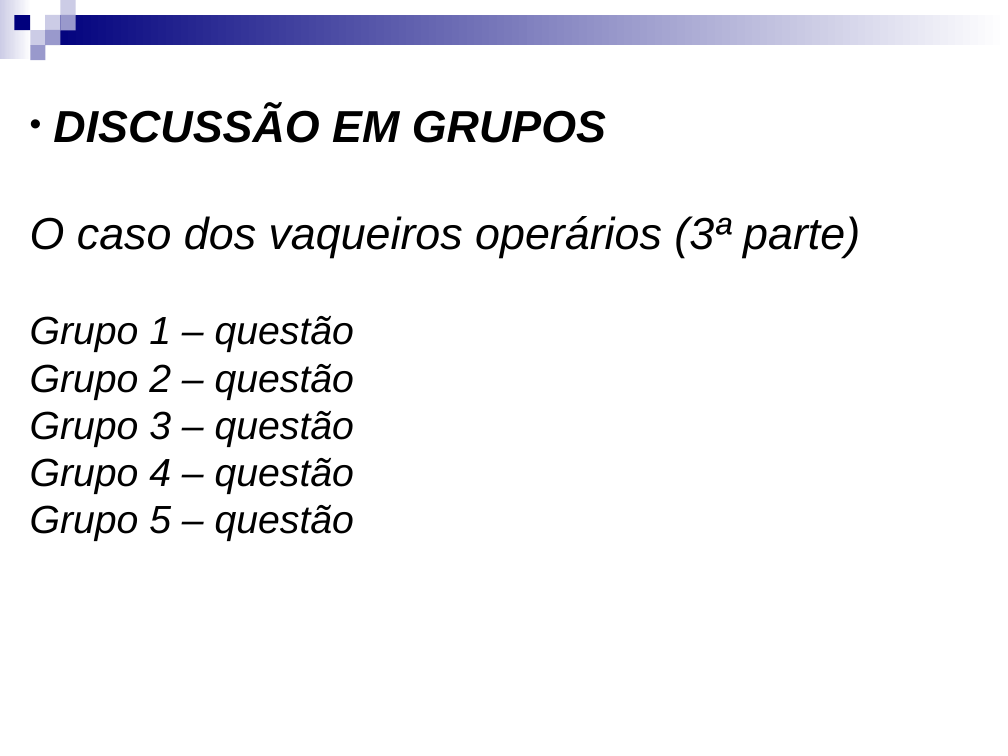
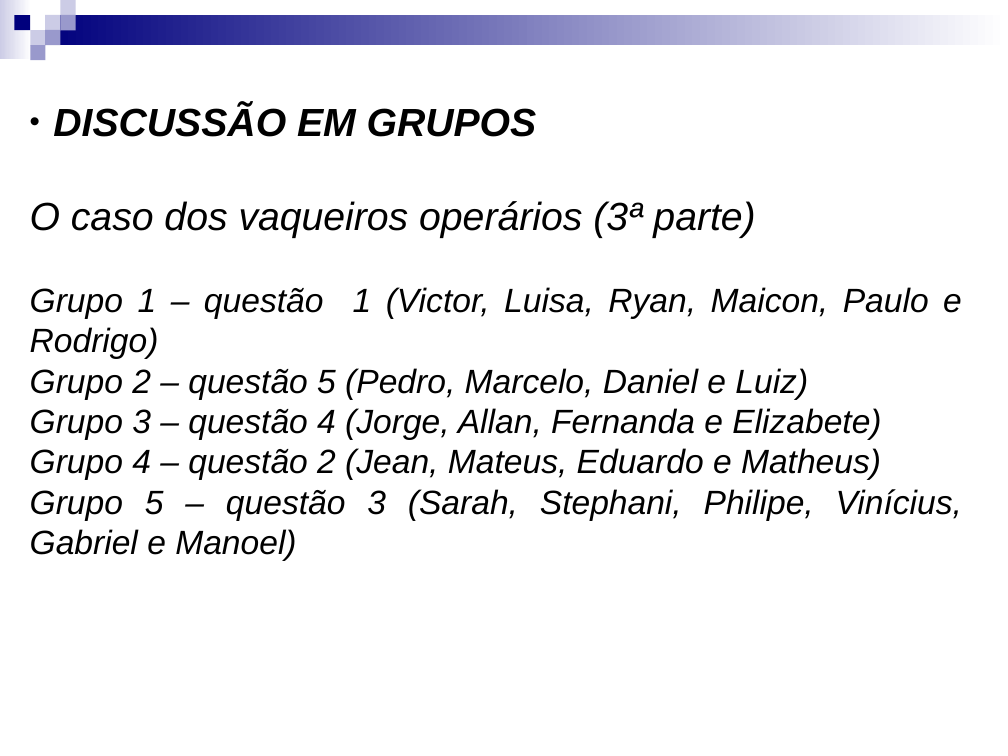
Before and after one commit to jharbes/SOCIOLOGIA-APLICADA, a slide deck: slide 17 of Aula 3.ppt. Drawn at 1008x756 pixels with LibreOffice and Linux fonts; fonts in the diff are those of the drawing. Boxes give left, top, right and bottom in pixels: in the first picture for what was removed or moved away, otherwise in the second. Text is boxed around its words. In the diff, an @@ line names an element or a change of style, - is before the commit and + after.

```diff
--- a/Aula 3.ppt
+++ b/Aula 3.ppt
@@ text at bbox=[30, 105, 755, 238]: size 32 to 28 pt in "DISCUSSÃO EM GRUPOS", "O caso dos vaqueiros operários (3ª parte)" @@
@@ text at bbox=[30, 287, 962, 561]: text changed; size 28 to 24 pt @@
-Grupo 1 – questão
-Grupo 2 – questão
-Grupo 3 – questão
-Grupo 4 – questão
-Grupo 5 – questão
+Grupo 1 – questão 1 (Victor, Luisa, Ryan, Maicon, Paulo e Rodrigo)
+Grupo 2 – questão 5 (Pedro, Marcelo, Daniel e Luiz)
+Grupo 3 – questão 4 (Jorge, Allan, Fernanda e Elizabete)
+Grupo 4 – questão 2 (Jean, Mateus, Eduardo e Matheus)
+Grupo 5 – questão 3 (Sarah, Stephani, Philipe, Vinícius, Gabriel e Manoel)
```
Also in this commit, not shown: 15 other slides changed.
